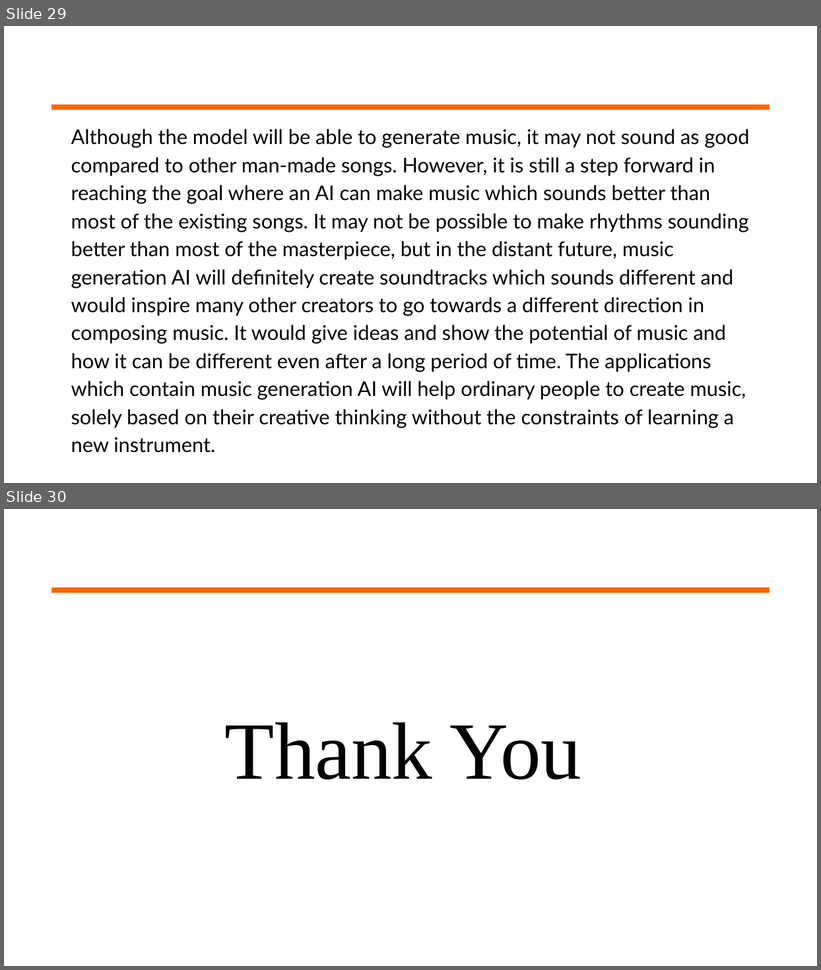
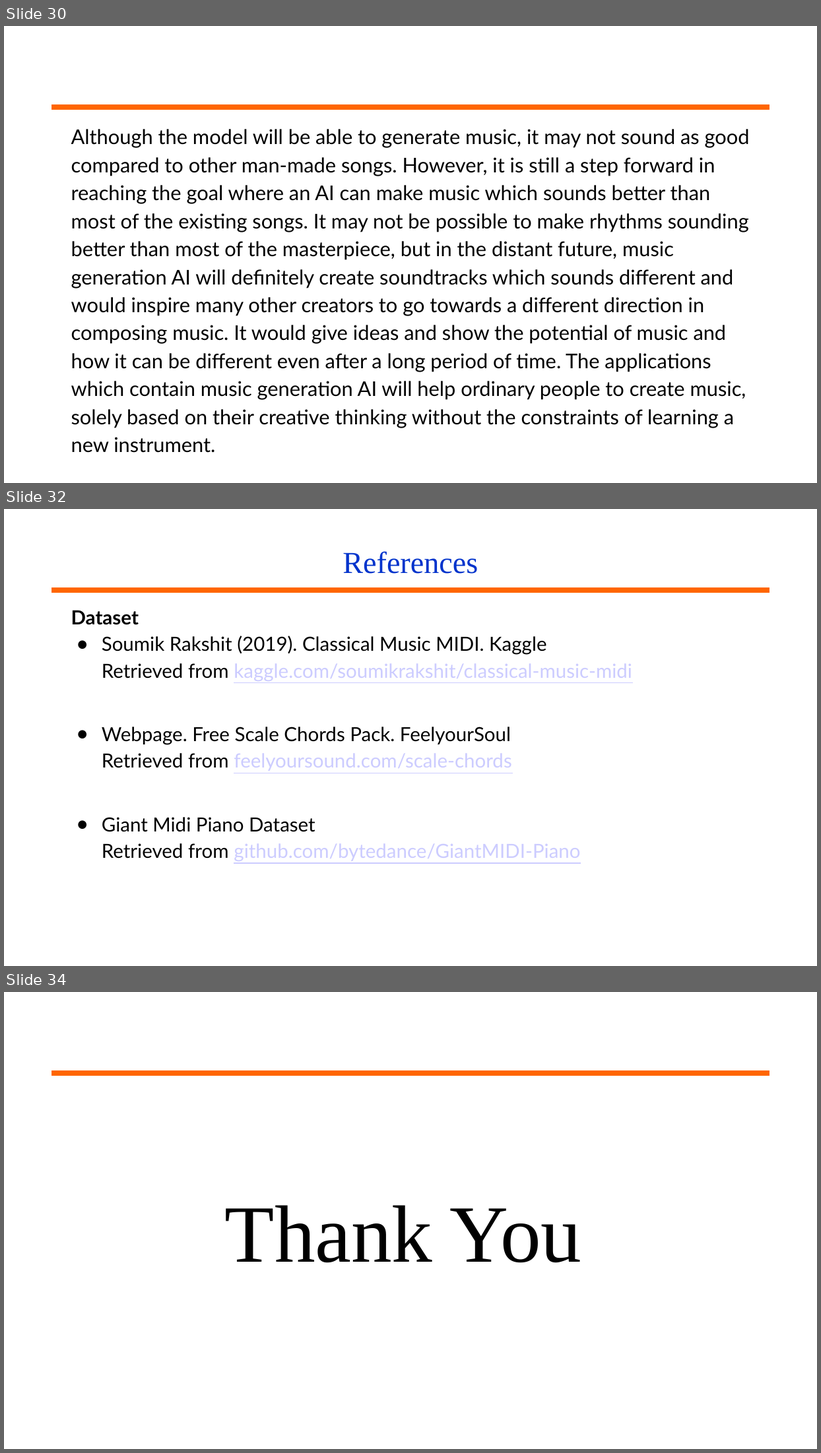
Before and after one commit to jerinjoseph121/Music-Generation, a slide deck: Presentation/Music Generation Major Project.pptx. Shown one above the other, each under a label of ours: slides 29 and 30 before the commit, slides 30, 32 and 34 after it; the slides between them are not shown. The pictures are 821x970 and 821x1453 pixels, drawn with LibreOffice and Linux fonts; fonts in the diff are those of the drawing; background and template pictures are left out. Boxes give left, top, right and bottom in pixels: in the first picture for what was removed or moved away, otherwise in the second. Text is boxed around its words. In the diff, an @@ line names an element or a change of style, - is before the commit and + after.

```diff
--- a/Presentation/Music Generation Major Project.pptx
+++ b/Presentation/Music Generation Major Project.pptx
@@ slide 32 added at (x1=4, y1=509, x2=817, y2=966), background #FFFFFF; not listed: 1 template element that a slide beside it also shows @@
@@ title added at (x1=343, y1=551, x2=478, y2=574), 36 pt, text #0033CC @@
+References
@@ text added at (x1=71, y1=610, x2=632, y2=861), 23 pt, text #000000 @@
+Dataset
+● Soumik Rakshit (2019). Classical Music MIDI. Kaggle
+Retrieved from kaggle.com/soumikrakshit/classical-music-midi
+● Webpage. Free Scale Chords Pack. FeelyourSoul
+Retrieved from feelyoursound.com/scale-chords
+● Giant Midi Piano Dataset
+Retrieved from github.com/bytedance/GiantMIDI-Piano
@@ what was slide 29 is now slide 30 @@
@@ what was slide 30 is now slide 34 @@
```
Also in this commit, not shown: 9 slides changed, 5 other slides added, 2 slides removed.
